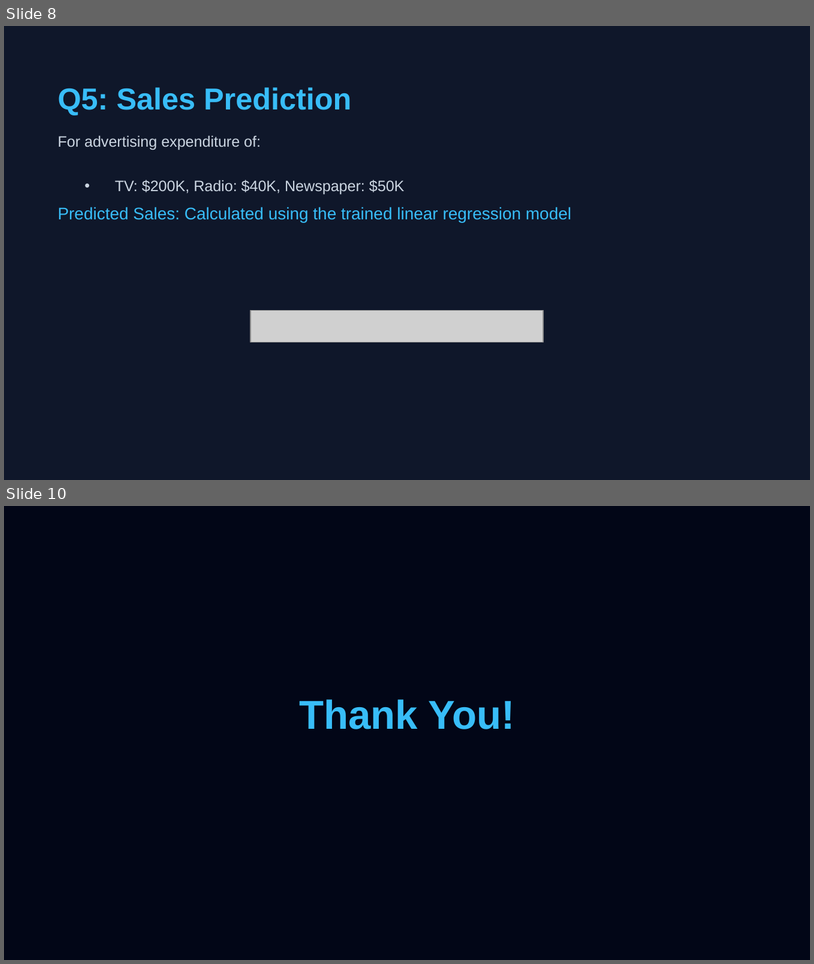
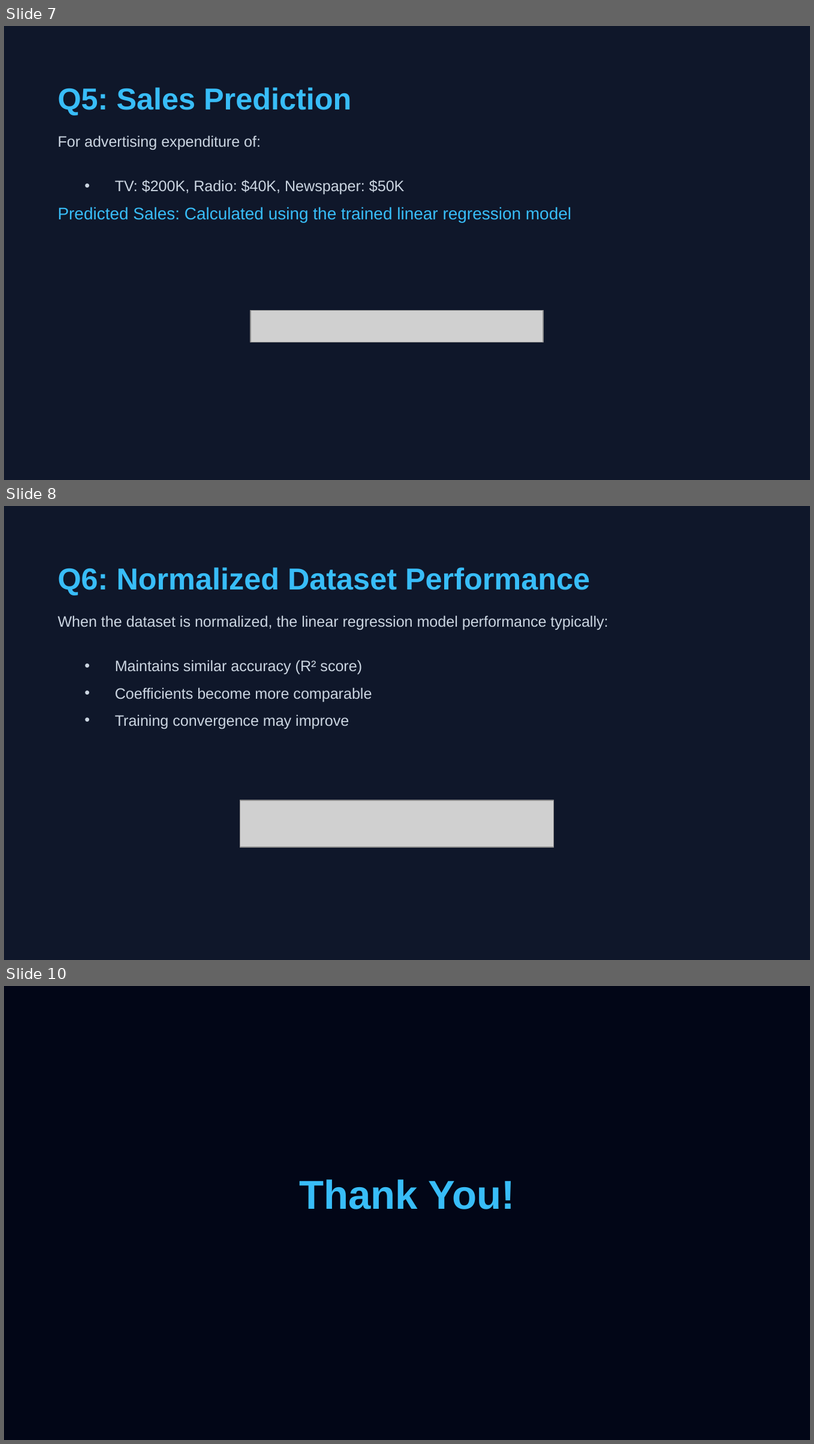
Before and after one commit to nishit-11/Sales-Prediction-Finaltics, a slide deck: Sales Prediction Analysis.pptx. Shown one above the other, each under a label of ours: slides 8 and 10 before the commit, slides 7, 8 and 10 after it; the slides between them are not shown. The pictures are 814x964 and 814x1444 pixels, drawn with LibreOffice and Linux fonts; fonts in the diff are those of the drawing; grey boxes stand for pictures. Boxes give left, top, right and bottom in pixels: in the first picture for what was removed or moved away, otherwise in the second. Text is boxed around its words. In the diff, an @@ line names an element or a change of style, - is before the commit and + after.

```diff
--- a/Sales Prediction Analysis.pptx
+++ b/Sales Prediction Analysis.pptx
@@ slide 8 added at [4, 506, 810, 960], background #0F172A @@
@@ text added at [58, 567, 590, 595], 27 pt, text #38BDF8, bold @@
+Q6: Normalized Dataset Performance
@@ text added at [58, 615, 608, 630], 13.5 pt, text #CBD5E1 @@
+When the dataset is normalized, the linear regression model performance typically:
@@ text added at [115, 660, 372, 729], 13.5 pt, text #CBD5E1 @@
+• Maintains similar accuracy (R² score)
+• Coefficients become more comparable
+• Training convergence may improve
@@ picture added at [240, 801, 554, 847] @@
@@ what was slide 8 is now slide 7 @@
```
Also in this commit, not shown: 5 slides changed, 2 other slides added, 3 slides removed.
